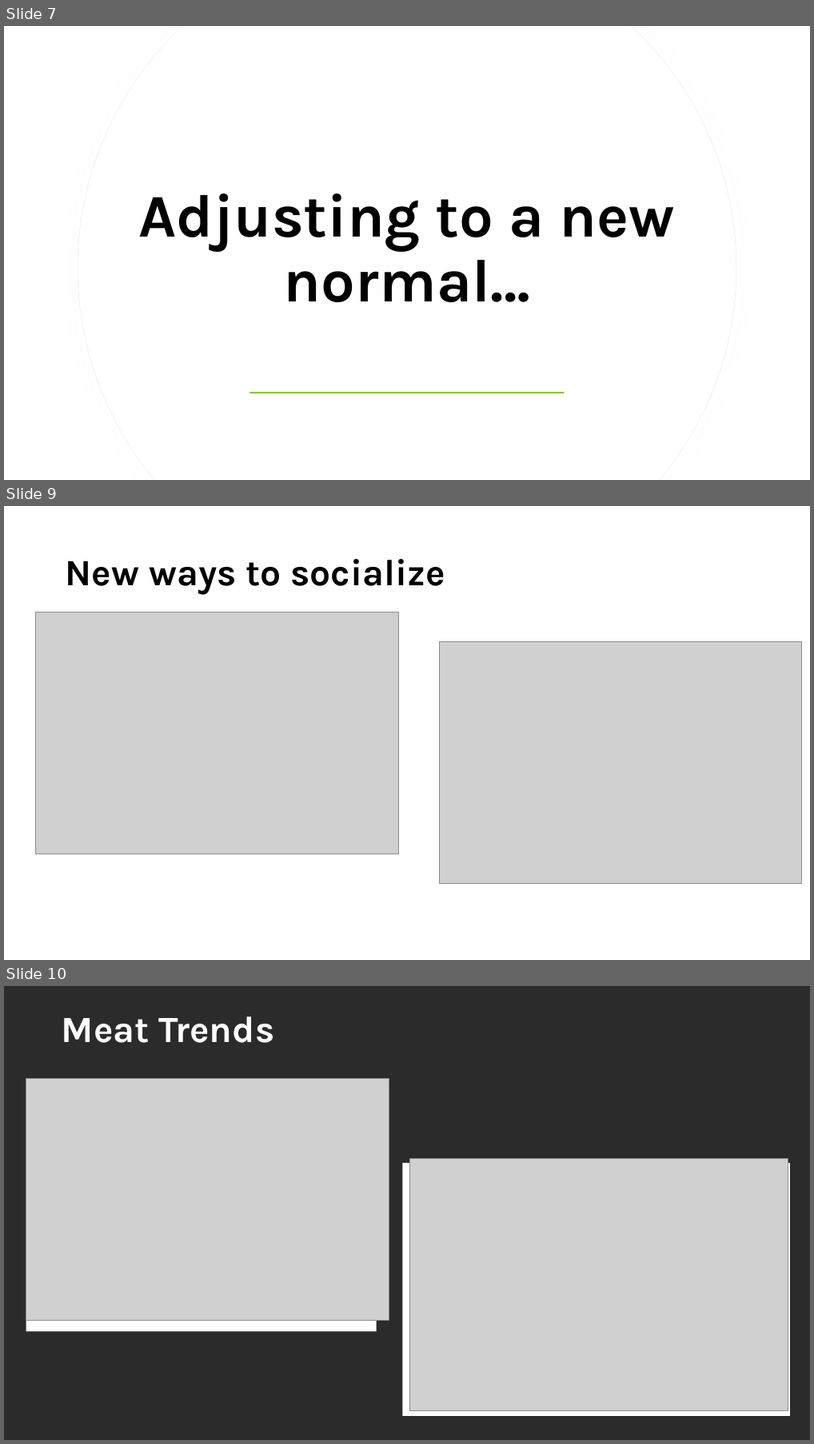
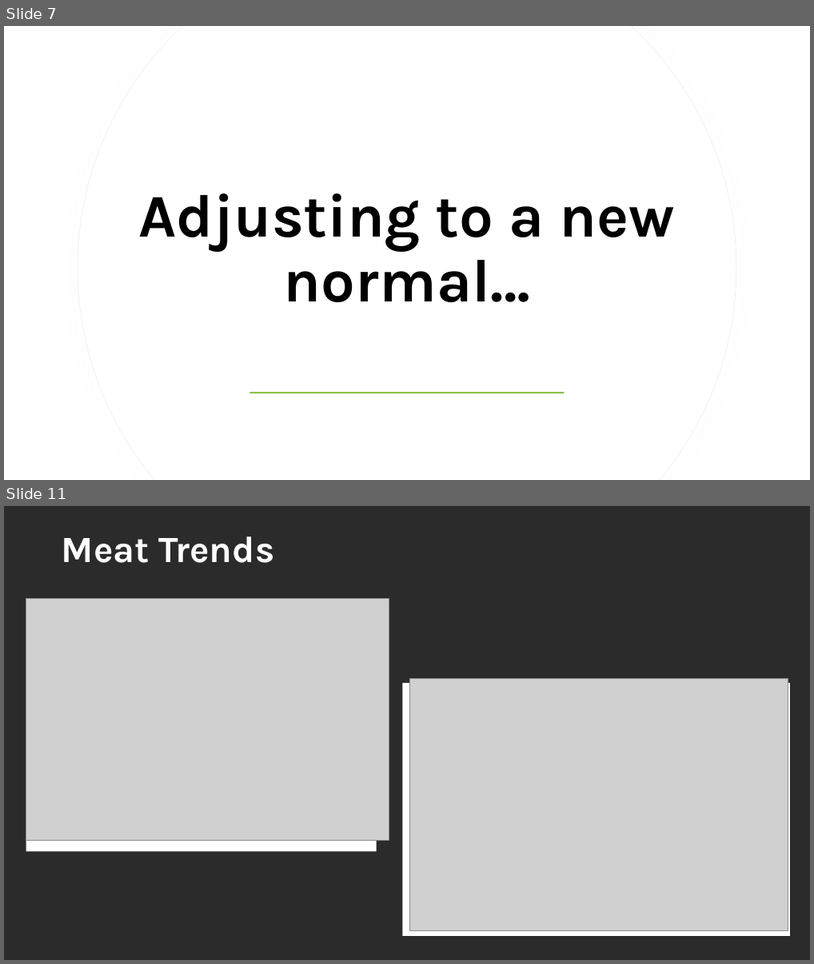
Before and after one commit to staceywai/bootcamp-project, a slide deck: Final Presentation/Bootcamp-Project-1.pptx. Shown one above the other, each under a label of ours: slides 7, 9 and 10 before the commit, slides 7 and 11 after it; the slides between them are not shown. The pictures are 814x1444 and 814x964 pixels, drawn with LibreOffice and Linux fonts; fonts in the diff are those of the drawing; grey boxes stand for pictures; background and template pictures are left out; a plain dark background stands for a picture behind light text. Boxes give left, top, right and bottom in pixels: in the first picture for what was removed or moved away, otherwise in the second. Text is boxed around its words. In the diff, an @@ line names an element or a change of style, - is before the commit and + after.

Commit message:
Adding images and updating ppt.

```diff
--- a/Final Presentation/Bootcamp-Project-1.pptx
+++ b/Final Presentation/Bootcamp-Project-1.pptx
@@ slide 9 removed at [4, 506, 810, 960], background #FFFFFF @@
@@ title removed at [66, 559, 446, 594] @@
-New ways to socialize
@@ picture removed at [36, 612, 399, 854] @@
@@ picture removed at [439, 641, 802, 884] @@
@@ what was slide 10 is now slide 11 @@
```
Also in this commit, not shown: 4 slides changed, 2 slides added, 6 other files.
